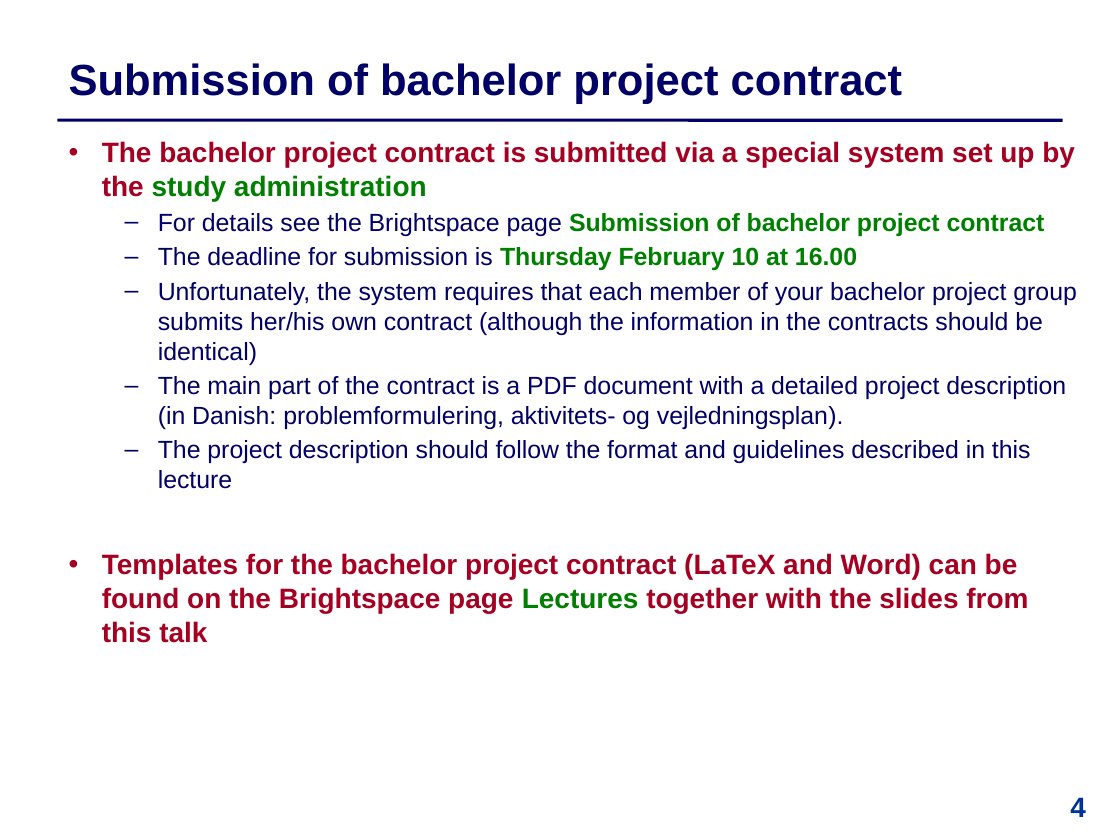
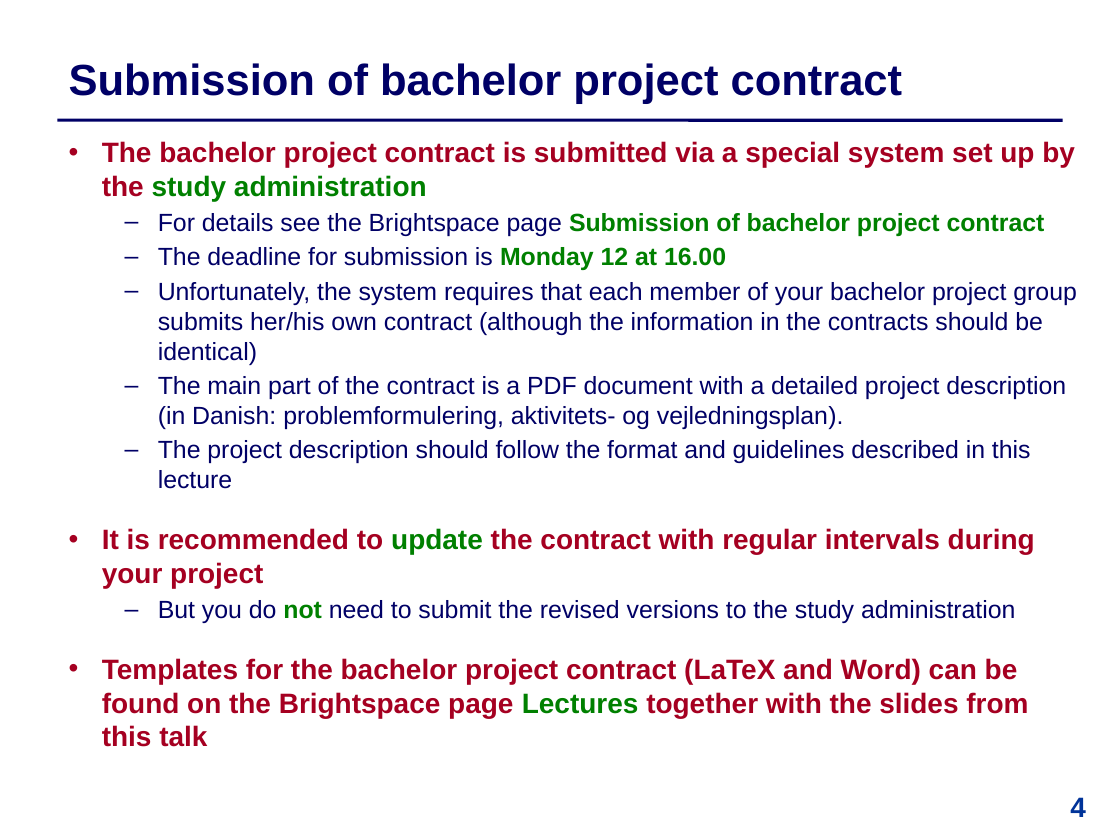
Before and after one commit to IntProgAU/Materiale, a slide deck: slide 4 of web/b24/1 Bachelor Contract .pptx. Drawn at 1120x840 pixels with LibreOffice and Linux fonts; fonts in the diff are those of the drawing. Boxes give left, top, right and bottom in pixels: in the first picture for what was removed or moved away, otherwise in the second. Text is boxed around its words. In the diff, an @@ line names an element or a change of style, - is before the commit and + after.

```diff
--- a/web/b24/1 Bachelor Contract .pptx
+++ b/web/b24/1 Bachelor Contract .pptx
@@ text at [158,247,726,270]: text changed @@
-  – The deadline for submission is Thursday February 10 at 16.00
+  – The deadline for submission is Monday 12 at 16.00
@@ text at [102,528,1035,623]: paragraphs added @@
+  • It is recommended to update the contract with regular intervals during your project
+  – But you do not need to submit the revised versions to the study administration
@@ text at [102,658,1028,747]: more space between paragraphs @@
```
Also in this commit, not shown: 3 other slides changed.
